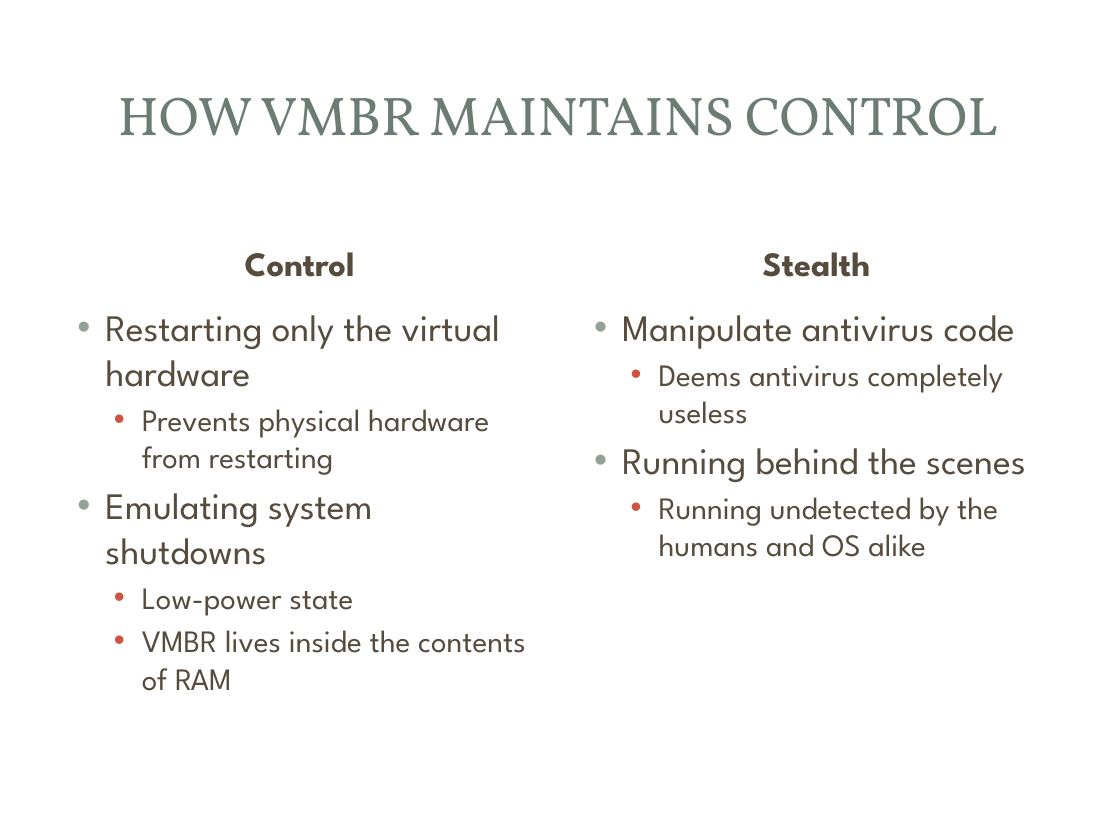
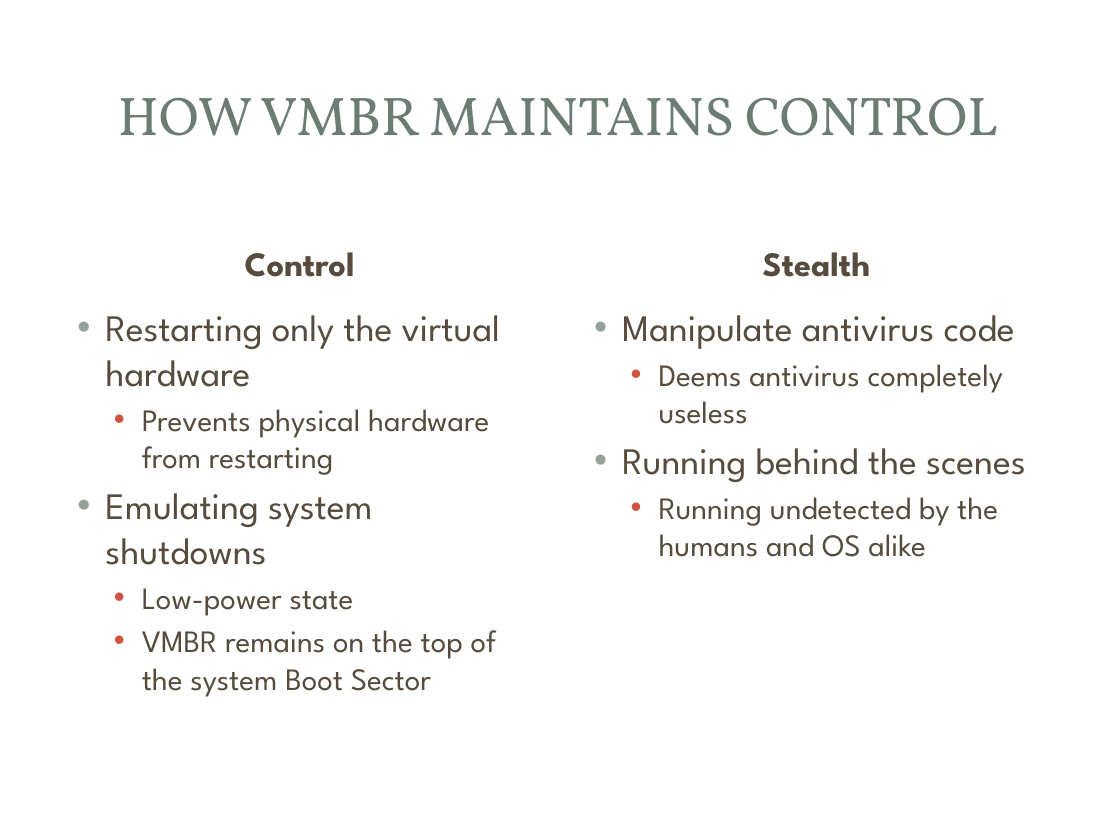
Before and after one commit to mjmalkowski11023/Computer-Security-2013, a slide deck: slide 9 of VMBR_Presentation.pptx (slide 8 before the commit). Drawn at 1120x840 pixels with LibreOffice and Linux fonts; fonts in the diff are those of the drawing; background and template pictures are left out. Boxes give left, top, right and bottom in pixels: in the first picture for what was removed or moved away, otherwise in the second. Text is boxed around its words. In the diff, an @@ line names an element or a change of style, - is before the commit and + after.

```diff
--- a/VMBR_Presentation.pptx
+++ b/VMBR_Presentation.pptx
@@ text at box(142, 630, 497, 697): text changed @@
-  • VMBR lives inside the contents of RAM
+  • VMBR remains on the top of the system Boot Sector
```
Also in this commit, not shown: 3 other slides changed.
